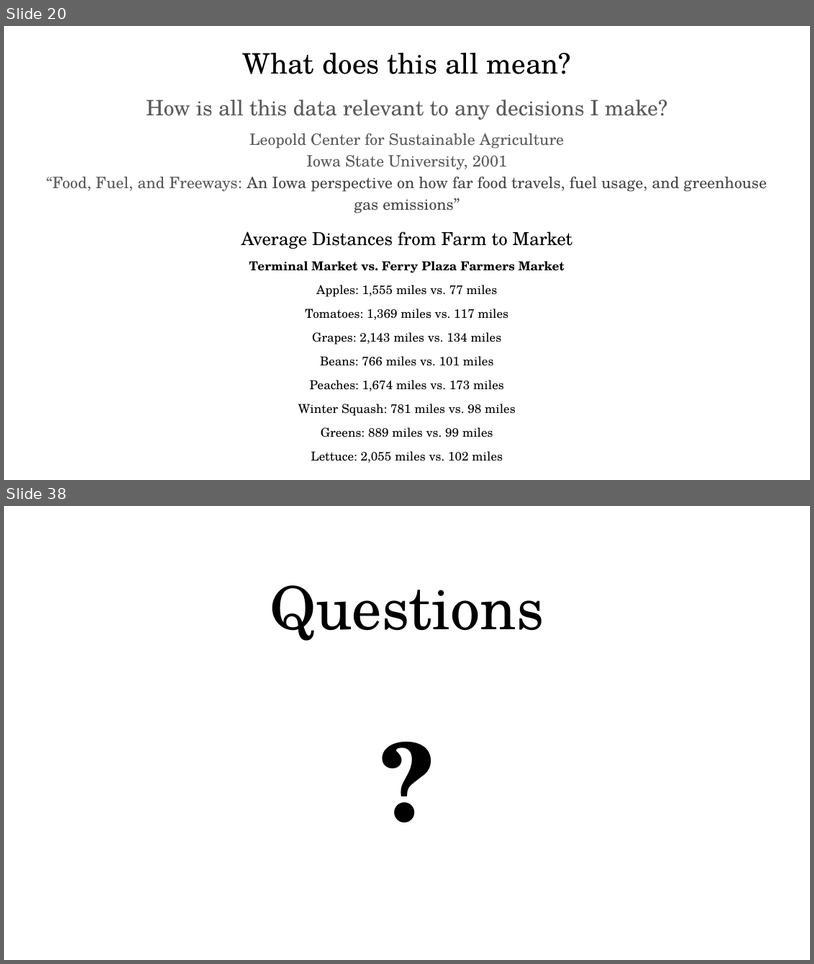
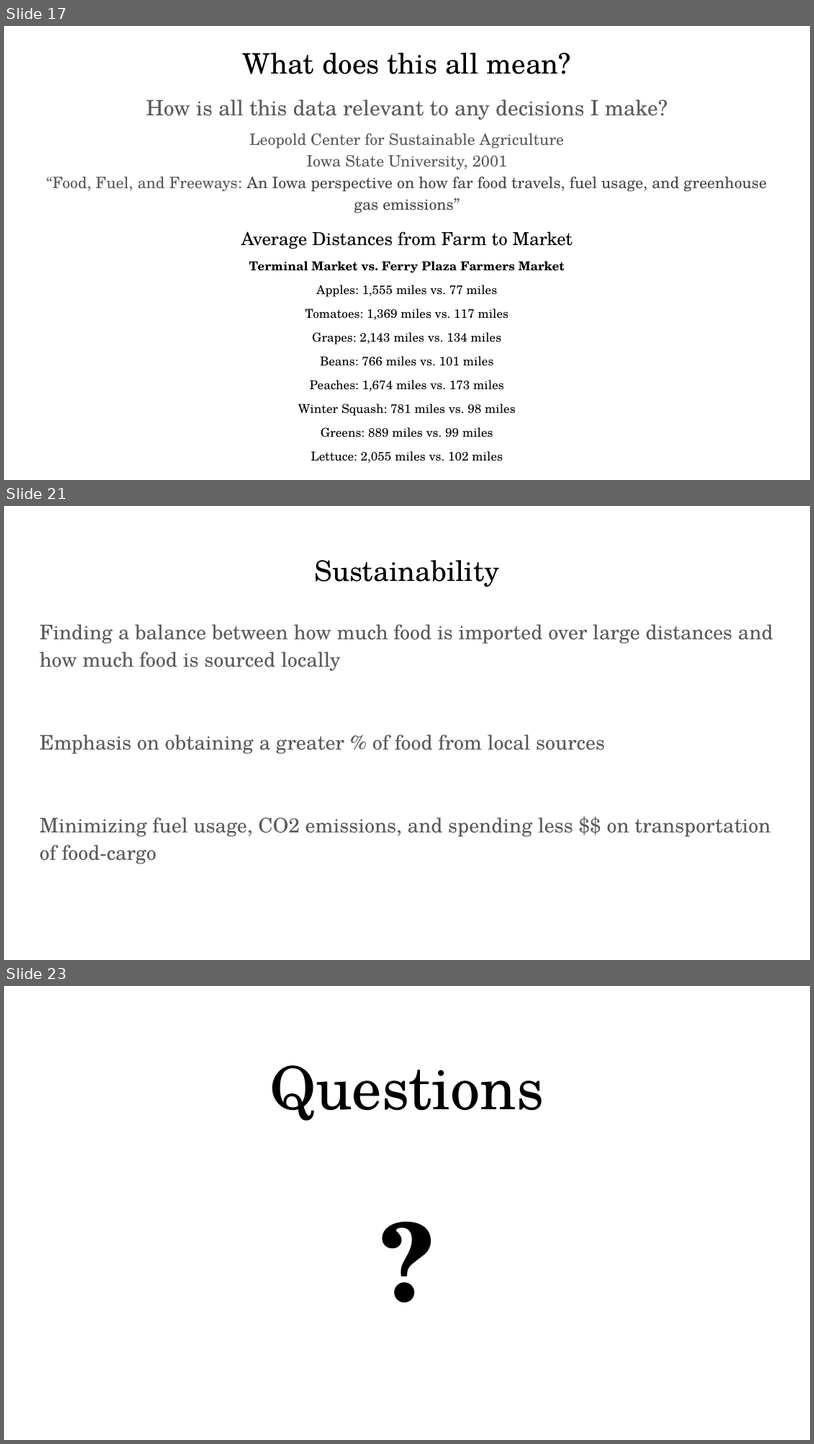
Before and after one commit to Rhunsilval/capstone, a slide deck: Presentation/The Cost of Moving Food - capstone.pptx. Shown one above the other, each under a label of ours: slides 20 and 38 before the commit, slides 17, 21 and 23 after it; the slides between them are not shown. The pictures are 814x964 and 814x1444 pixels, drawn with LibreOffice and Linux fonts; fonts in the diff are those of the drawing. Boxes give left, top, right and bottom in pixels: in the first picture for what was removed or moved away, otherwise in the second. Text is boxed around its words. In the diff, an @@ line names an element or a change of style, - is before the commit and + after.

```diff
--- a/Presentation/The Cost of Moving Food - capstone.pptx
+++ b/Presentation/The Cost of Moving Food - capstone.pptx
@@ slide 21 added at (x1=4, y1=506, x2=810, y2=960), background #FFFFFF @@
@@ title added at (x1=315, y1=560, x2=500, y2=587), 25.2 pt, text #000000 @@
+Sustainability
@@ text added at (x1=39, y1=624, x2=774, y2=864), 18 pt, text #595959 @@
+Finding a balance between how much food is imported over large distances and how much food is sourced locally
+Emphasis on obtaining a greater % of food from local sources
+Minimizing fuel usage, CO2 emissions, and spending less $$ on transportation of food-cargo
@@ what was slide 20 is now slide 17 @@
@@ what was slide 38 is now slide 23 @@
```
Also in this commit, not shown: 11 slides changed, 16 slides removed, 3 other files.
